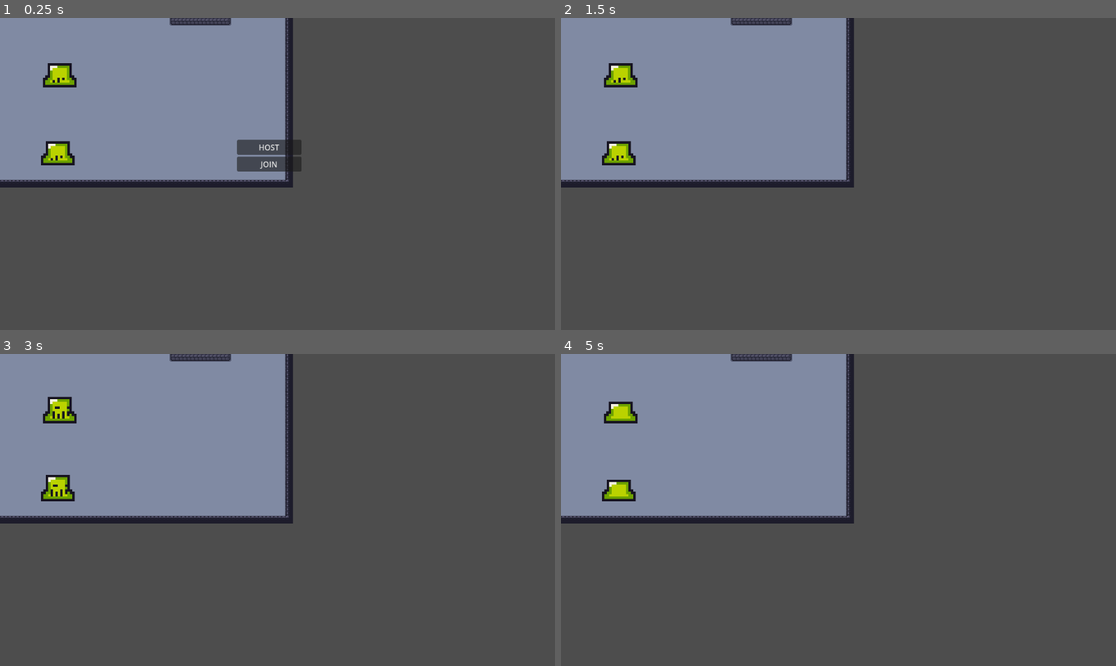
Above: before the commit, frames 1-4 (two rows, left to right).
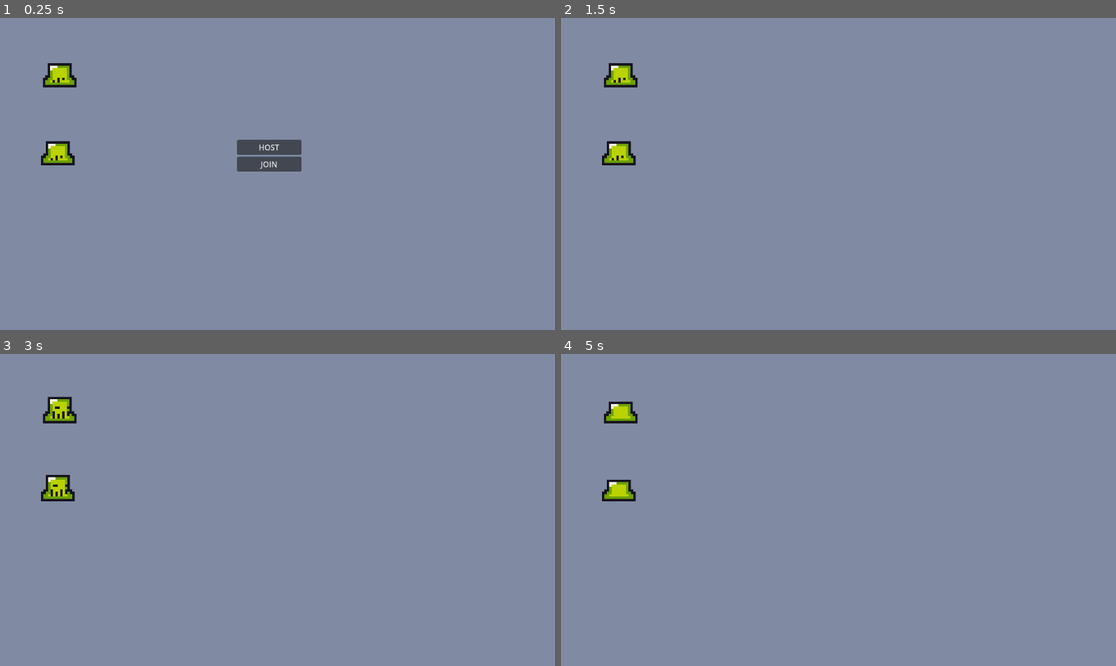
Above: after the commit, the same moments.

Repository: Mansur-Ashrapov/ironveil
Game: Godot game, scene res://scenes/example.tscn
Two runs of this game, one before a commit and one after it. Both use one fixed random seed, a clock stepped at 60 frames per second and the inputs below.
Inputs:
- Up to frame 1 (0.25 s): no input
- Up to frame 2 (1.5 s): hold D (move_right) 0.53-1.25 s; click "HOST" at 1.25 s
- Up to frame 3 (3 s): hold S (move_down) 2.03-2.78 s; hold D (move_right) from 2.78 s (still down)
- Up to frame 4 (5 s): release D (move_right) at 3.53 s; hold W (move_up) 3.53-4.28 s; hold A (move_left) from 4.28 s (still down)

The runs differ from the first frame. In frame 1, 74% of the frame differs, in the area x 0-100%, y 0-100%; in frame 2, 74%; in frame 3, 74%; in frame 4, 74%.

Commit message:
add objects tilemap

Diff:
--- a/scenes/example.tscn
+++ b/scenes/example.tscn
@@ -1,7 +1,8 @@
-[gd_scene load_steps=9 format=4 uid="uid://cj3ofmycfth6y"]
+[gd_scene load_steps=11 format=4 uid="uid://cj3ofmycfth6y"]
 
 [ext_resource type="PackedScene" uid="uid://cjubmbied2t6k" path="res://scenes/slime.tscn" id="1_aoc7i"]
 [ext_resource type="PackedScene" uid="uid://b0ax6ksb4fnbw" path="res://scenes/base_ui.tscn" id="1_o34ws"]
+[ext_resource type="Texture2D" uid="uid://cn0qm7fi64n80" path="res://assets/sprites/level_map/Objects.png" id="2_4vkub"]
 [ext_resource type="Script" uid="uid://cxgr8psjqal6a" path="res://scripts/multiplayer/multiplayer_spawner.gd" id="2_pssa7"]
 [ext_resource type="PackedScene" uid="uid://dref11tiomsux" path="res://scenes/server_sync.tscn" id="2_ucs8h"]
 [ext_resource type="PackedScene" uid="uid://v3d1ogl7dbfk" path="res://scenes/network_player.tscn" id="3_7w8s4"]
@@ -502,19 +503,165 @@
 11:8/0 = 0
 11:8/0/physics_layer_1/polygon_0/points = PackedVector2Array(0.8093643, -8, 8, -8, 8, 8, 0.8093643, 8)
 
+[sub_resource type="TileSetAtlasSource" id="TileSetAtlasSource_1ywam"]
+texture = ExtResource("2_4vkub")
+0:0/0 = 0
+2:0/0 = 0
+3:0/0 = 0
+4:0/0 = 0
+5:0/0 = 0
+6:0/0 = 0
+7:0/0 = 0
+8:0/0 = 0
+9:0/0 = 0
+10:0/0 = 0
+11:0/0 = 0
+12:0/0 = 0
+13:0/0 = 0
+14:0/0 = 0
+15:0/0 = 0
+16:0/0 = 0
+17:0/0 = 0
+18:0/0 = 0
+19:0/0 = 0
+20:0/0 = 0
+21:0/0 = 0
+22:0/0 = 0
+23:0/0 = 0
+1:1/0 = 0
+2:1/0 = 0
+4:1/0 = 0
+5:1/0 = 0
+6:1/0 = 0
+7:1/0 = 0
+8:1/0 = 0
+9:1/0 = 0
+10:1/0 = 0
+11:1/0 = 0
+12:1/0 = 0
+13:1/0 = 0
+14:1/0 = 0
+15:1/0 = 0
+16:1/0 = 0
+17:1/0 = 0
+18:1/0 = 0
+19:1/0 = 0
+20:1/0 = 0
+21:1/0 = 0
+22:1/0 = 0
+23:1/0 = 0
+0:2/0 = 0
+1:2/0 = 0
+2:2/0 = 0
+3:2/0 = 0
+4:2/0 = 0
+5:2/0 = 0
+6:2/0 = 0
+7:2/0 = 0
+8:2/0 = 0
+9:2/0 = 0
+10:2/0 = 0
+11:2/0 = 0
+12:2/0 = 0
+13:2/0 = 0
+14:2/0 = 0
+15:2/0 = 0
+16:2/0 = 0
+17:2/0 = 0
+18:2/0 = 0
+19:2/0 = 0
+20:2/0 = 0
+21:2/0 = 0
+22:2/0 = 0
+23:2/0 = 0
+0:3/0 = 0
+1:3/0 = 0
+2:3/0 = 0
+3:3/0 = 0
+4:3/0 = 0
+5:3/0 = 0
+6:3/0 = 0
+7:3/0 = 0
+8:3/0 = 0
+9:3/0 = 0
+10:3/0 = 0
+11:3/0 = 0
+12:3/0 = 0
+13:3/0 = 0
+14:3/0 = 0
+16:3/0 = 0
+17:3/0 = 0
+18:3/0 = 0
+19:3/0 = 0
+20:3/0 = 0
+21:3/0 = 0
+22:3/0 = 0
+23:3/0 = 0
+0:4/0 = 0
+1:4/0 = 0
+2:4/0 = 0
+3:4/0 = 0
+4:4/0 = 0
+5:4/0 = 0
+6:4/0 = 0
+7:4/0 = 0
+8:4/0 = 0
+9:4/0 = 0
+10:4/0 = 0
+11:4/0 = 0
+12:4/0 = 0
+13:4/0 = 0
+14:4/0 = 0
+15:4/0 = 0
+16:4/0 = 0
+17:4/0 = 0
+18:4/0 = 0
+19:4/0 = 0
+20:4/0 = 0
+21:4/0 = 0
+22:4/0 = 0
+23:4/0 = 0
+0:5/0 = 0
+1:5/0 = 0
+2:5/0 = 0
+3:5/0 = 0
+4:5/0 = 0
+5:5/0 = 0
+6:5/0 = 0
+7:5/0 = 0
+8:5/0 = 0
+9:5/0 = 0
+10:5/0 = 0
+11:5/0 = 0
+12:5/0 = 0
+13:5/0 = 0
+14:5/0 = 0
+15:5/0 = 0
+16:5/0 = 0
+17:5/0 = 0
+18:5/0 = 0
+19:5/0 = 0
+20:5/0 = 0
+21:5/0 = 0
+22:5/0 = 0
+23:5/0 = 0
+
 [sub_resource type="TileSet" id="TileSet_1ywam"]
 physics_layer_0/collision_layer = 2
 physics_layer_0/collision_mask = 2
 physics_layer_1/collision_layer = 1
 sources/0 = SubResource("TileSetAtlasSource_4vkub")
+sources/1 = SubResource("TileSetAtlasSource_1ywam")
 
 [node name="Example" type="Node2D" groups=["root"]]
 
 [node name="TileMapLayerBackground" type="TileMapLayer" parent="."]
+scale = Vector2(4, 4)
 tile_map_data = PackedByteArray("AADe/+7/AAABAAYAAADe/+//AAABAAYAAADe//D/AAABAAYAAADe//H/AAABAAYAAADe//L/AAABAAYAAADe// …(47152 unchanged characters)…
 tile_set = SubResource("TileSet_1ywam")
 
 [node name="TileMapLayerMid" type="TileMapLayer" parent="."]
+scale = Vector2(4, 4)
 tile_map_data = PackedByteArray("AADe/wYAAAABAAEAAADe/wcAAAABAAEAAADe/wgAAAABAAEAAADe/wkAAAABAAEAAADe/woAAAABAAEAAADe/w …(10688 unchanged characters)…
 tile_set = SubResource("TileSet_1ywam")
 
